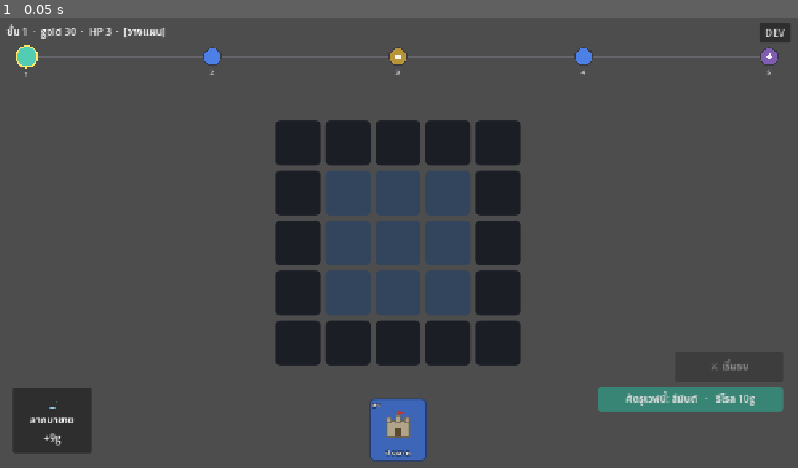
Above: before the commit, frame 1.
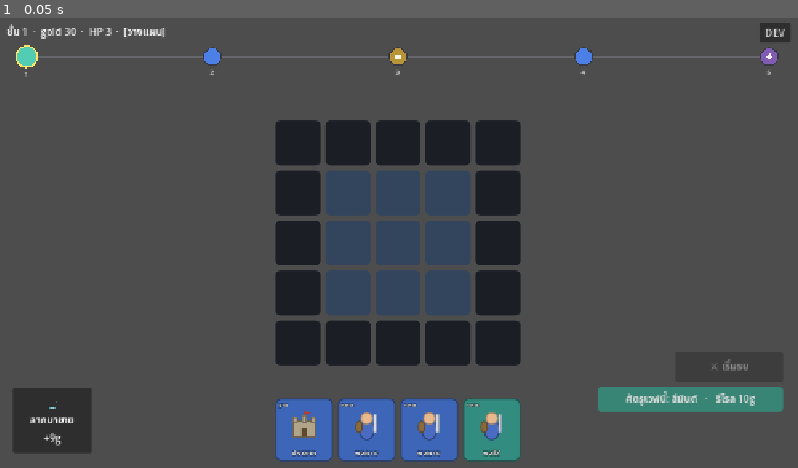
Above: after the commit, the same moment.

Repository: lnwextra2/9-Kings-at-home
Game: Godot game, scene res://scenes/main.tscn
The game is run twice, just before and just after one commit, with the same random seed, the same clock (stepped at 60 frames per second) and the same inputs.
Inputs:
- Up to frame 1 (0.05 s): no input

The runs differ from the first frame. In frame 1, 3.5% of the frame differs, in the area x 34-66%, y 84-99%.

Commit message:
fix: base can't be sold + starter hand = base + 3 random soldiers
- GameSim._sell_card rejects kind==BASE (was: sell the only base -> soft-lock,
  can't place base -> can't fight); card_panel hides its sell button for the base
- GameState.new_run now deals the starting hand: base_castle + RunConfig.start_cards
  (default 3) random SOLDIER cards (excludes the debug enemy WaveGen.ENEMY_ID),
  via state.rng (deterministic). Game._start_run no longer overwrites the hand.
- RunConfig.start_cards added (tunable)

Verified: start hand size 4 with no goblin; selling base returns false (hand intact);
selling a soldier works (+9g).

Co-Authored-By: Claude Opus 4.8 <noreply@anthropic.com>

Diff:
--- a/new-game-project/autoload/game.gd
+++ b/new-game-project/autoload/game.gd
@@ -36,7 +36,6 @@
     state_changed.emit()
 
 
-## เริ่ม run: มือมีการ์ดฐาน (บังคับวาง wave 0) + สุ่มร้าน
+## เริ่ม run — มือ (ฐาน + ทหารเริ่มต้น) ตั้งใน GameState.new_run แล้ว
 func _start_run() -> void:
-    state.hand = [&"base_castle"]
-    Shop.roll(state)
+    pass
--- a/new-game-project/core/game_sim.gd
+++ b/new-game-project/core/game_sim.gd
@@ -78,6 +78,9 @@
         return false
     if hand_index < 0 or hand_index >= state.hand.size():
         return false
+    var d: CardData = Content.card(state.hand[hand_index])
+    if d != null and d.kind == CardData.Kind.BASE:
+        return false   # ฐานขายไม่ได้ (เป็นแกนหลัก — กันขายแล้วเล่นต่อไม่ได้)
     state.hand.remove_at(hand_index)
     state.gold += state.sell_value
     state.gold_earned += state.sell_value
--- a/new-game-project/core/game_state.gd
+++ b/new-game-project/core/game_state.gd
@@ -65,6 +65,16 @@
 			var unlocked: bool = c >= mx and c < mx + cfg.unlocked_cols \
 				and r >= my and r < my + cfg.unlocked_rows
 			s.board[r * s.cols + c] = null if unlocked else &"locked"
+
+	# มือเริ่มต้น: ฐาน (บังคับวาง wave 0) + สุ่มทหาร start_cards ใบ
+	s.hand = [&"base_castle"]
+	var pool: Array = []
+	for d in Content.all():
+		if d.kind == CardData.Kind.SOLDIER and d.id != WaveGen.ENEMY_ID:   # เว้นการ์ดศัตรู debug
+			pool.append(d.id)
+	if not pool.is_empty():
+		for i in cfg.start_cards:
+			s.hand.append(pool[s.rng.randi_range(0, pool.size() - 1)])
 	return s
 
 
--- a/new-game-project/data_types/run_config.gd
+++ b/new-game-project/data_types/run_config.gd
@@ -12,3 +12,4 @@
 @export var start_gold: int = 30
 @export var base_hp: int = 3         # ชีวิตบ้าน — แพ้เวฟ −1, Boss −3, 0 = จบ Run
 @export var sell_value: int = 9      # ขายการ์ดในมือได้กี่ gold
+@export var start_cards: int = 3     # สุ่มการ์ดทหารเริ่มต้นกี่ใบ (นอกจากฐาน)
--- a/new-game-project/scenes/planning/card_panel.gd
+++ b/new-game-project/scenes/planning/card_panel.gd
@@ -47,7 +47,7 @@
     _fill_card(d, -1, d.abilities)
     _stats.text = _stat_lines_base(d)
     _sell.text = "ขาย (%dg)" % Game.state.sell_value
-    _sell.visible = true
+    _sell.visible = d.kind != CardData.Kind.BASE   # ฐานขายไม่ได้
     visible = true
 
 
